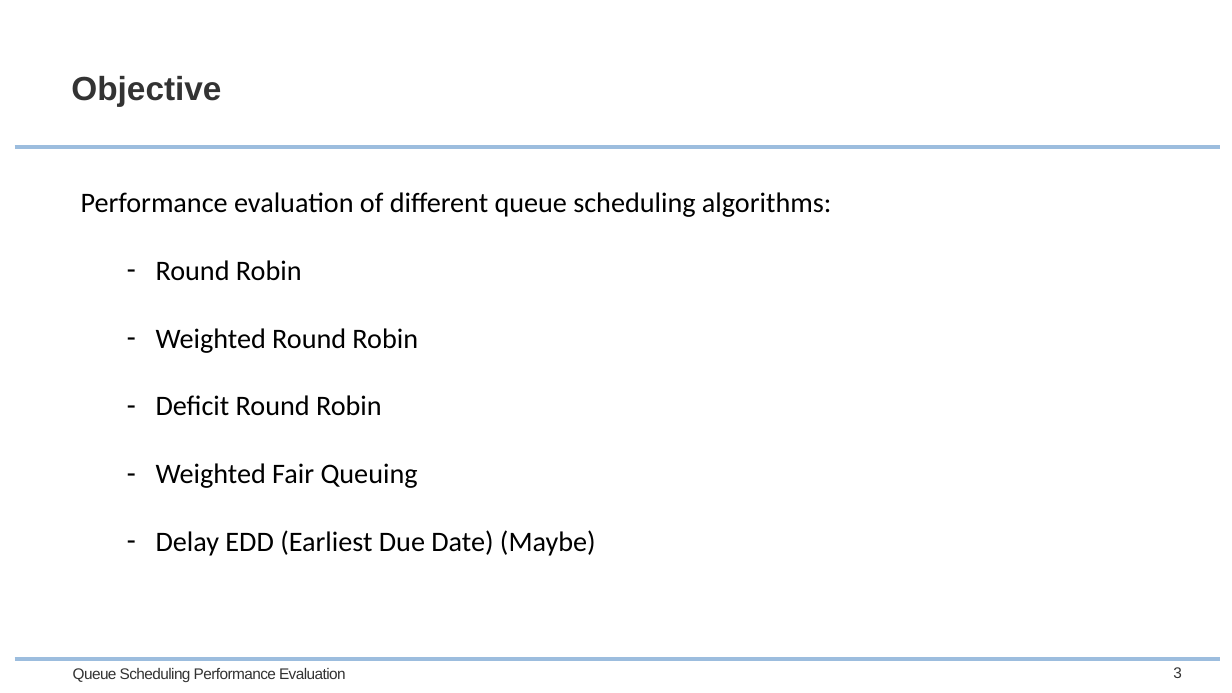
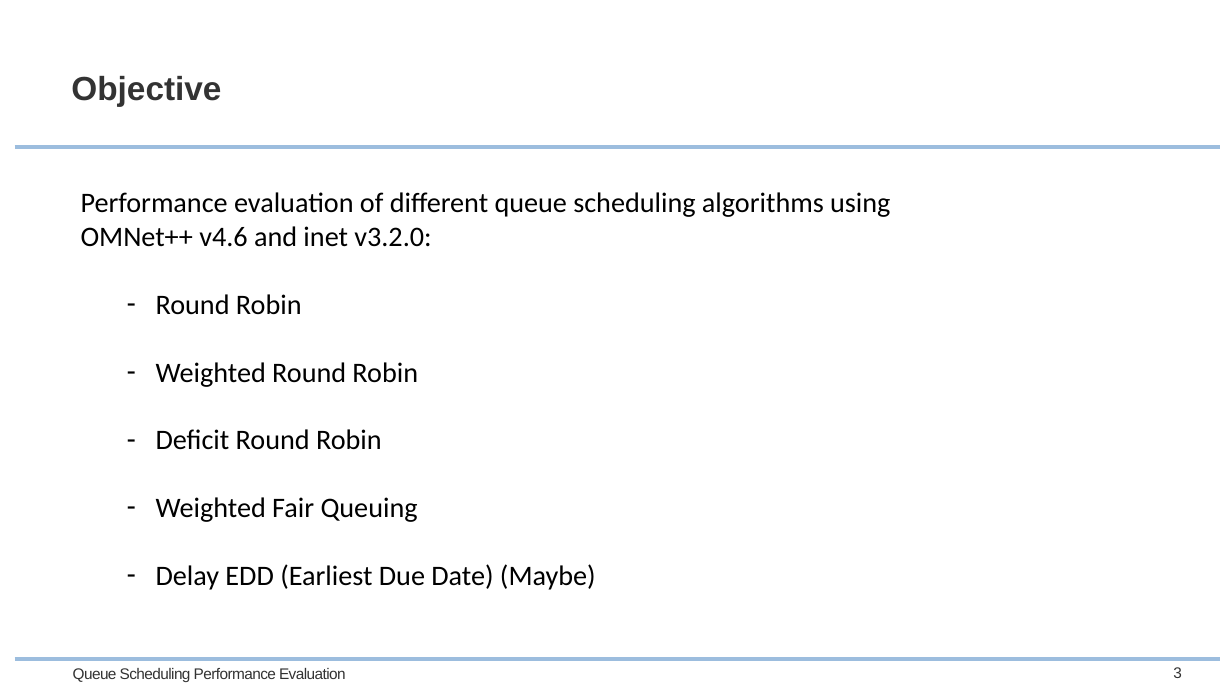
Before and after one commit to anushrimal/queue_scheduling, a slide deck: slide 3 of Submission/QueueScheduling_MidTerm_Presentation.pptx. Drawn at 1232x693 pixels with LibreOffice and Linux fonts; fonts in the diff are those of the drawing; background and template pictures are left out. Boxes give left, top, right and bottom in pixels: in the first picture for what was removed or moved away, otherwise in the second. Text is boxed around its words. In the diff, an @@ line names an element or a change of style, - is before the commit and + after.

```diff
--- a/Submission/QueueScheduling_MidTerm_Presentation.pptx
+++ b/Submission/QueueScheduling_MidTerm_Presentation.pptx
@@ text at (x1=81, y1=192, x2=890, y2=247): text changed @@
-Performance evaluation of different queue scheduling algorithms:
+Performance evaluation of different queue scheduling algorithms using
+OMNet++ v4.6 and inet v3.2.0:
```
Also in this commit, not shown: 2 other slides changed, 27 other files.
